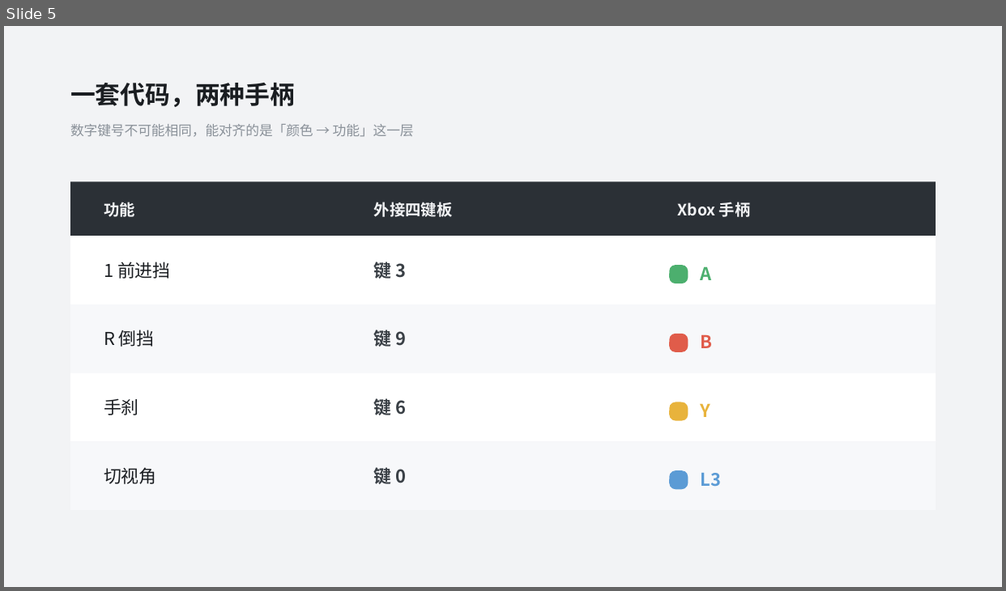
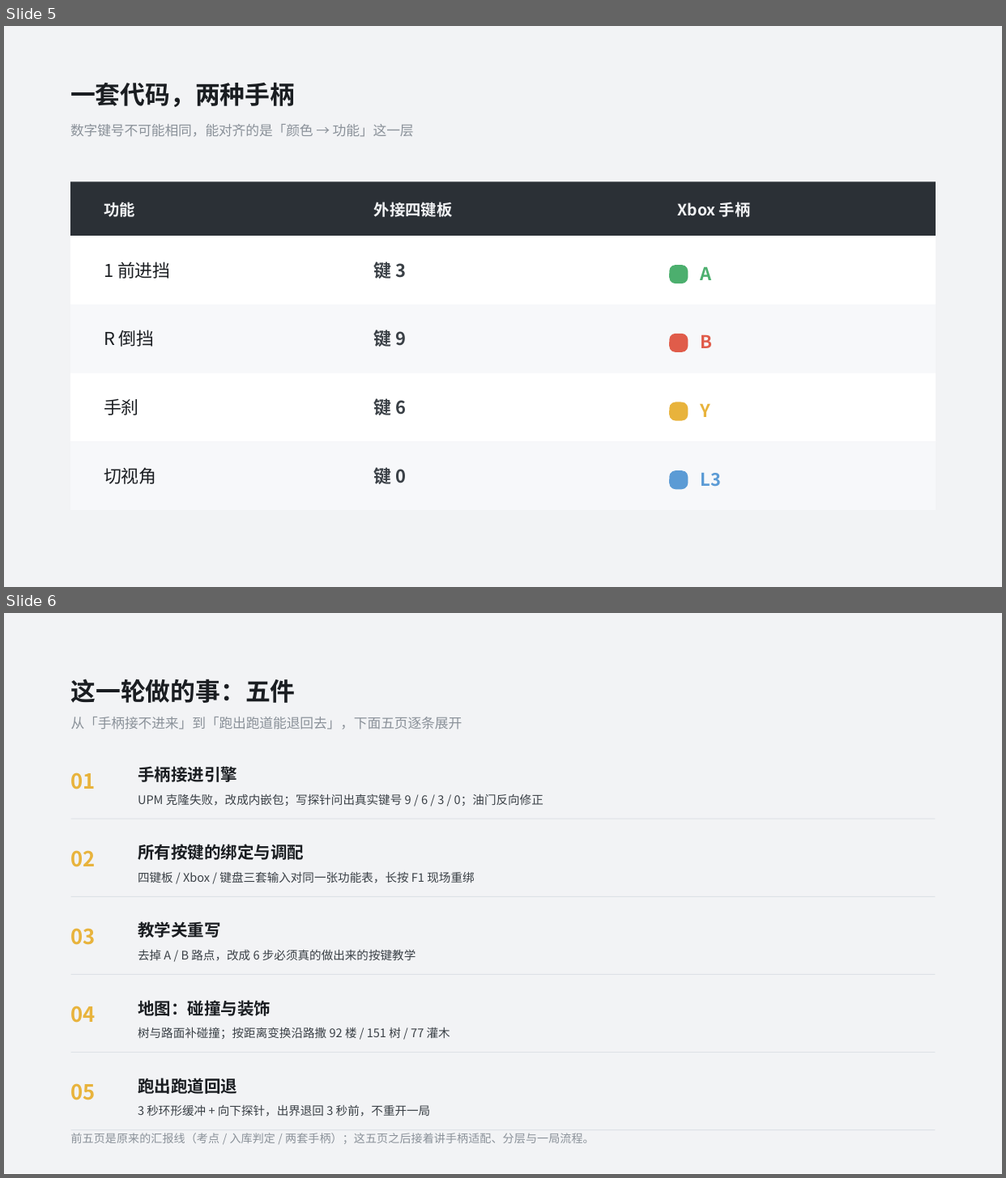
Before and after one commit to gameplayer2200/KeMuEr, a slide deck: ppt_build/deck.pptx. Shown one above the other, each under a label of ours: slide 5 before the commit, slides 5 and 6 after it. The pictures are 1006x591 and 1006x1178 pixels, drawn with LibreOffice and Linux fonts; fonts in the diff are those of the drawing. Boxes give left, top, right and bottom in pixels: in the first picture for what was removed or moved away, otherwise in the second. Text is boxed around its words. In the diff, an @@ line names an element or a change of style, - is before the commit and + after.

```diff
--- a/ppt_build/deck.pptx
+++ b/ppt_build/deck.pptx
@@ slide 6 added at [4, 613, 1002, 1174], background #FFFFFF @@
@@ rectangle added at [4, 613, 1002, 1174], fill #F2F3F5 @@
@@ text added at [71, 679, 296, 703], 18 pt, text #1A1D21, bold @@
+这一轮做的事：五件
@@ text added at [71, 717, 462, 730], 9.8 pt, text #8A9199 @@
+从「手柄接不进来」到「跑出跑道能退回去」，下面五页逐条展开
@@ text added at [71, 773, 96, 790], 15 pt, text #E8B33C, bold @@
+01
@@ text added at [138, 766, 237, 782], 12 pt, text #1A1D21, bold @@
+手柄接进引擎
@@ text added at [138, 794, 543, 806], 8.5 pt, text #3A4046 @@
+UPM 克隆失败，改成内嵌包；写探针问出真实键号 9 / 6 / 3 / 0；油门反向修正
@@ rectangle added at [71, 819, 935, 820], fill #DDE1E6 @@
@@ text added at [71, 850, 96, 867], 15 pt, text #E8B33C, bold @@
+02
@@ text added at [138, 844, 304, 860], 12 pt, text #1A1D21, bold @@
+所有按键的绑定与调配
@@ text added at [138, 872, 474, 884], 8.5 pt, text #3A4046 @@
+四键板 / Xbox / 键盘三套输入对同一张功能表，长按 F1 现场重绑
@@ rectangle added at [71, 897, 935, 897], fill #DDE1E6 @@
@@ text added at [71, 928, 96, 945], 15 pt, text #E8B33C, bold @@
+03
@@ text added at [138, 922, 221, 938], 12 pt, text #1A1D21, bold @@
+教学关重写
@@ text added at [138, 950, 415, 960], 8.5 pt, text #3A4046 @@
+去掉 A / B 路点，改成 6 步必须真的做出来的按键教学
@@ rectangle added at [71, 974, 935, 975], fill #DDE1E6 @@
@@ text added at [138, 1000, 270, 1016], 12 pt, text #1A1D21, bold @@
+地图：碰撞与装饰
@@ text added at [71, 1006, 96, 1023], 15 pt, text #E8B33C, bold @@
+04
@@ text added at [138, 1028, 450, 1039], 8.5 pt, text #3A4046 @@
+树与路面补碰撞；按距离变换沿路撒 92 楼 / 151 树 / 77 灌木
@@ rectangle added at [71, 1052, 935, 1053], fill #DDE1E6 @@
@@ text added at [71, 1084, 96, 1101], 15 pt, text #E8B33C, bold @@
+05
@@ text added at [138, 1078, 237, 1094], 12 pt, text #1A1D21, bold @@
+跑出跑道回退
@@ text added at [138, 1105, 431, 1117], 8.5 pt, text #3A4046 @@
+3 秒环形缓冲 + 向下探针，出界退回 3 秒前，不重开一局
@@ rectangle added at [71, 1130, 935, 1131], fill #DDE1E6 @@
@@ text added at [71, 1133, 594, 1144], 8.2 pt, text #8A9199 @@
+前五页是原来的汇报线（考点 / 入库判定 / 两套手柄）；这五页之后接着讲手柄适配、分层与一局流程。
```
Also in this commit, not shown: 2 slides changed, 36 other files.
